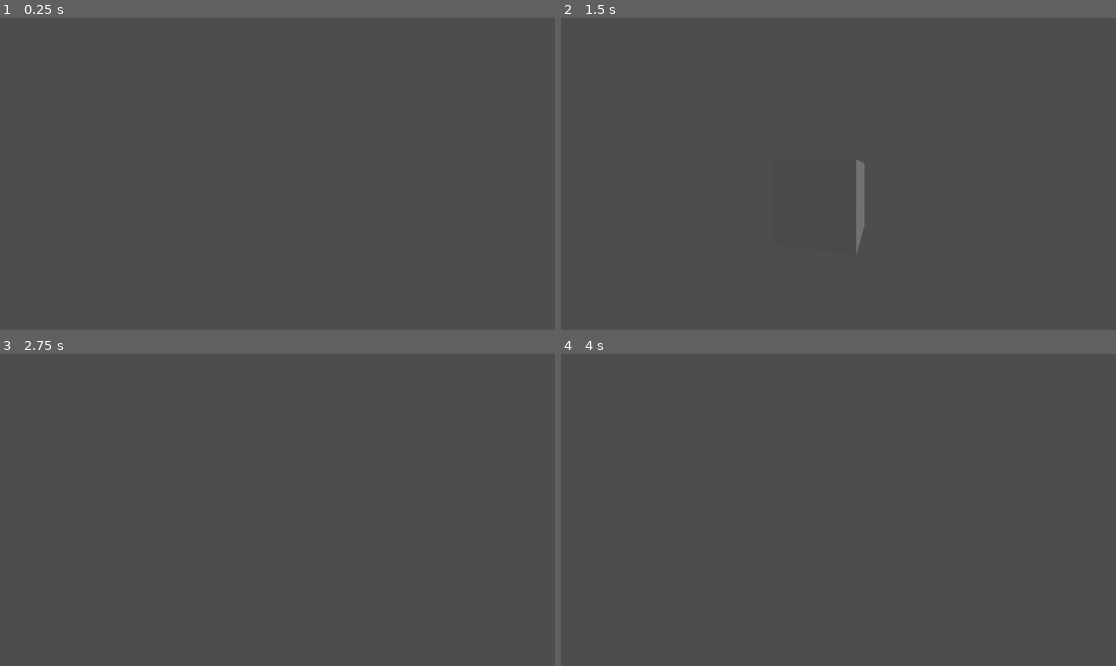
Above: before the commit, frames 1-4 (two rows, left to right).
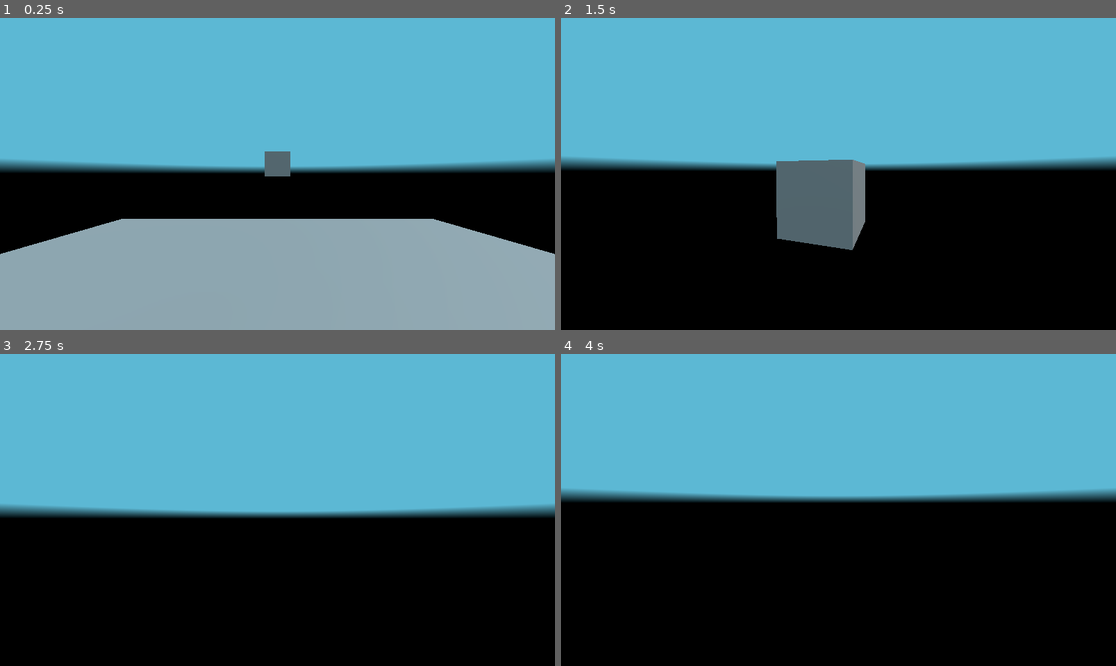
Above: after the commit, the same moments.

Repository: MultySerey/utmn_eco_game
Game: Godot game, scene res://game_world.tscn
Two runs of this game, one before a commit and one after it. Both use one fixed random seed, a clock stepped at 60 frames per second and the inputs below.
Inputs (mouse positions are in pixels of both pictures, inside the frame that each line leads up to):
- Up to frame 1 (0.25 s): no input
- Up to frame 2 (1.5 s): tap Enter at 0.5 s; move the mouse to (866, 174) at 0.52 s; hold W (up) from 0.53 s (still down); tap Space (jump) at 0.77 s; move the mouse to (810, 174) at 1.27 s
- Up to frame 3 (2.75 s): keep holding W (up); tap Space (jump) at 1.52 s; move the mouse to (288, 503) at 2.02 s
- Up to frame 4 (4 s): keep holding W (up); tap Space (jump) at 2.75, 3.02, 3.77 s; move the mouse to (832, 516) at 2.77 s; tap Enter at 3.5 s; move the mouse to (877, 513) at 3.52 s

The runs differ from the first frame. In frame 1, 100% of the frame differs, in the area x 0-100%, y 0-100%; in frame 2, 100%; in frame 3, 100%; in frame 4, 100%.

Commit message:
skyShader setup

Diff:
--- /dev/null
+++ b/SkyShader.gdshader
@@ -0,0 +1,13 @@
+shader_type sky;
+
+uniform vec3 skyColor : source_color;
+uniform vec3 horizonColor: source_color;
+
+uniform float horizonBlend: hint_range(0.01, 1) = 0.05;
+uniform float horizonLevel: hint_range(-0.5, 0.5) = 0;
+
+void sky() {
+	float col = clamp(EYEDIR.y/horizonBlend+horizonLevel,0.0,1.0);
+	vec3 finalCol = mix(horizonColor,skyColor,col);
+	COLOR = finalCol;
+}
--- a/game_world.tscn
+++ b/game_world.tscn
@@ -1,9 +1,29 @@
-[gd_scene load_steps=3 format=3 uid="uid://dp6ga78d6fhpn"]
+[gd_scene load_steps=8 format=3 uid="uid://dp6ga78d6fhpn"]
 
+[ext_resource type="Shader" path="res://SkyShader.gdshader" id="2_eieni"]
 [ext_resource type="PackedScene" uid="uid://bixrskqe0dihu" path="res://player.tscn" id="2_uprq6"]
 
 [sub_resource type="BoxShape3D" id="BoxShape3D_labfj"]
 size = Vector3(10, 1, 10)
+
+[sub_resource type="BoxMesh" id="BoxMesh_vq7nw"]
+size = Vector3(10, 1, 10)
+
+[sub_resource type="ShaderMaterial" id="ShaderMaterial_njfsc"]
+shader = ExtResource("2_eieni")
+shader_parameter/skyColor = Color(0.360784, 0.721569, 0.831373, 1)
+shader_parameter/horizonColor = null
+shader_parameter/horizonBlend = 0.05
+shader_parameter/horizonLevel = 0.0
+
+[sub_resource type="Sky" id="Sky_o5egc"]
+sky_material = SubResource("ShaderMaterial_njfsc")
+
+[sub_resource type="Environment" id="Environment_3xxie"]
+background_mode = 2
+sky = SubResource("Sky_o5egc")
+ambient_light_source = 3
+reflected_light_source = 2
 
 [node name="game_world" type="Node3D"]
 
@@ -11,7 +31,7 @@
 transform = Transform3D(0.838528, 0, 0.544859, -0.523145, 0.279494, 0.80511, -0.152285, -0.960147, 0.234363, 0, 0, 0)
 
 [node name="player" parent="." instance=ExtResource("2_uprq6")]
-transform = Transform3D(1, 0, 0, 0, 1, 0, 0, 0, 1, 0, 2, 0)
+transform = Transform3D(1, 0, 0, 0, 1, 0, 0, 0, 1, 0, 1.5, 0)
 
 [node name="StaticBody3D" type="StaticBody3D" parent="."]
 
@@ -19,5 +39,12 @@
 transform = Transform3D(1.00189, 0, 0, 0, 1.00189, 0, 0, 0, 1.00189, 0, 0, 0)
 shape = SubResource("BoxShape3D_labfj")
 
+[node name="MeshInstance3D" type="MeshInstance3D" parent="StaticBody3D"]
+transform = Transform3D(1.02975, 0, 0, 0, 1.02975, 0, 0, 0, 1.02975, 0, 0, 0)
+mesh = SubResource("BoxMesh_vq7nw")
+
 [node name="CSGBox3D" type="CSGBox3D" parent="."]
 transform = Transform3D(1, 0, 0, 0, 1, 0, 0, 0, 1, 0, 2.39915, -6.68109)
+
+[node name="WorldEnvironment" type="WorldEnvironment" parent="."]
+environment = SubResource("Environment_3xxie")
--- a/player.gd
+++ b/player.gd
@@ -1,23 +1,25 @@
 extends CharacterBody3D
-
 
 @export var SPEED = 5.0
 @export var JUMP_VELOCITY = 4.5
-@export_range(0,0.5,0.05) var mouse_sensetivity = 0.25
+@export_range(0, 0.5, 0.05) var mouse_sensetivity = 0.3
 
 # Get the gravity from the project settings to be synced with RigidBody nodes.
 var gravity = ProjectSettings.get_setting("physics/3d/default_gravity")
 
 @onready var _camera = $player_camera
 
+
 func _ready() -> void:
 	Input.mouse_mode = Input.MOUSE_MODE_CAPTURED
 
-func _input(event:InputEvent)->void:
-	if event is InputEventMouseMotion && Input.mouse_mode==Input.MOUSE_MODE_CAPTURED:
-		_camera.rotate_x(deg_to_rad(-event.relative.y*mouse_sensetivity))
-		rotate_y(deg_to_rad(-event.relative.x*mouse_sensetivity))
-		_camera.rotation_degrees.x = clamp(_camera.rotation_degrees.x,-89.9,89.9)
+
+func _input(event: InputEvent) -> void:
+	if event is InputEventMouseMotion && Input.mouse_mode == Input.MOUSE_MODE_CAPTURED:
+		_camera.rotate_x(deg_to_rad(-event.relative.y * mouse_sensetivity))
+		rotate_y(deg_to_rad(-event.relative.x * mouse_sensetivity))
+		_camera.rotation_degrees.x = clamp(_camera.rotation_degrees.x, -89.9, 89.9)
+
 
 func _physics_process(delta):
 	# Add the gravity.
